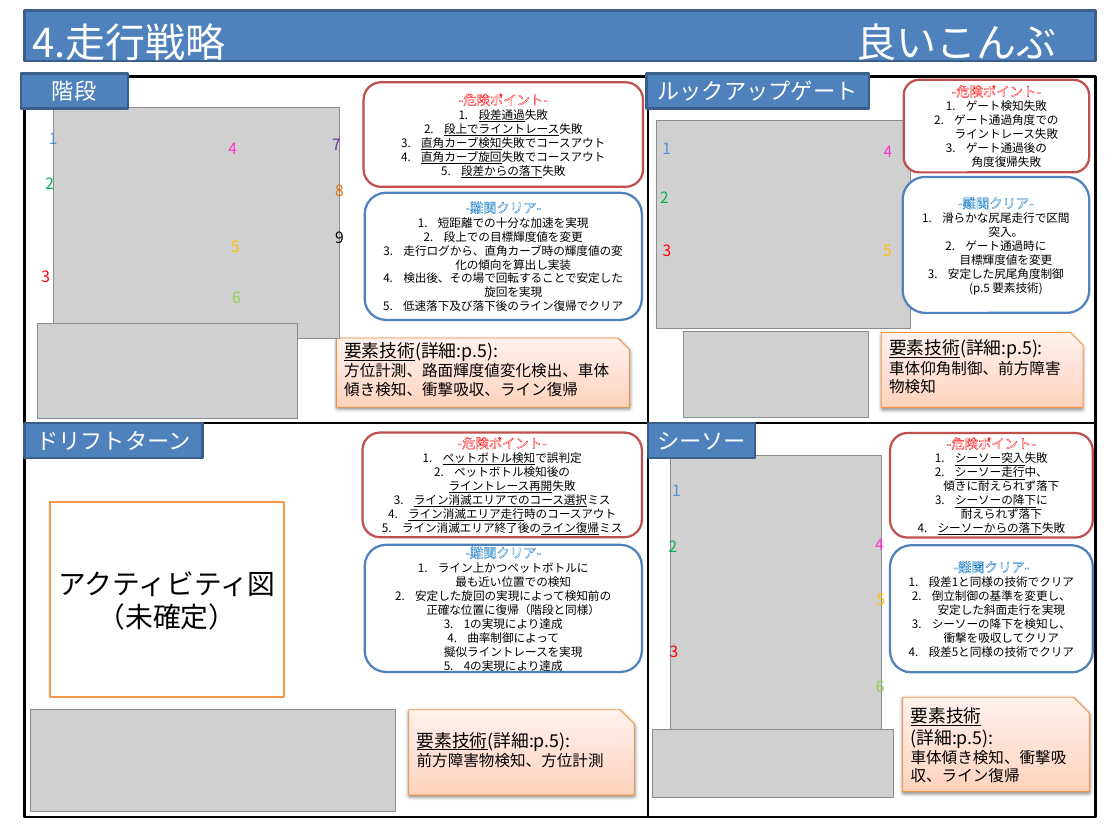
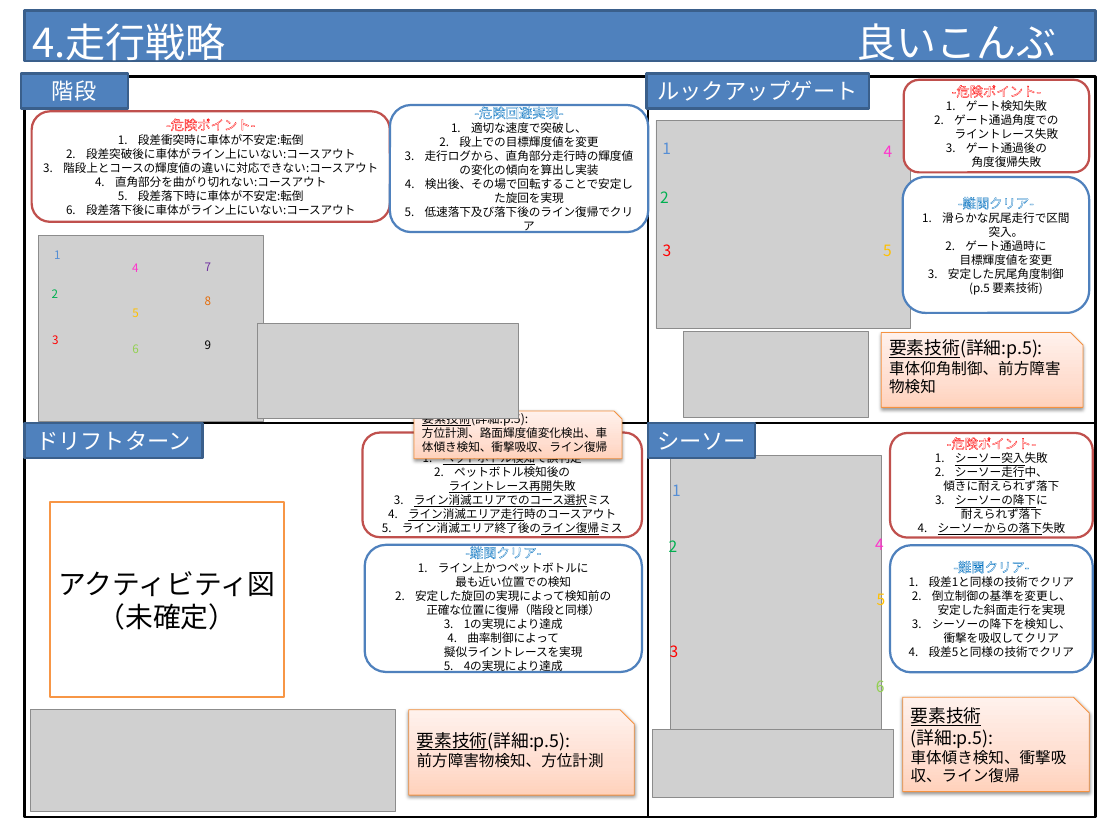
Before and after one commit to class-snct-rikitakelab/e-konbu2012, a slide deck: slide 1 of models/N_MURA.pptx. Drawn at 1120x840 pixels with LibreOffice and Linux fonts; fonts in the diff are those of the drawing; grey boxes stand for pictures. Boxes give left, top, right and bottom in pixels: in the first picture for what was removed or moved away, otherwise in the second. Text is boxed around its words. In the diff, an @@ line names an element or a change of style, - is before the commit and + after.

```diff
--- a/models/N_MURA.pptx
+++ b/models/N_MURA.pptx
@@ rounded rectangle "-危険ポイント-": place and size @@
-rounded rectangle "-危険ポイント-" at (363,82,642,187)
+rounded rectangle "-危険ポイント-" at (32,111,390,222)
@@ picture removed at (54,107,339,338) @@
@@ rounded rectangle "-危険回避実現-": place and size @@
-rounded rectangle "-危険回避実現-" at (365,193,642,320)
+rounded rectangle "-危険回避実現-" at (390,105,648,232)
@@ text in rounded rectangle at (471,103,587,133): text changed @@
--難関クリア-
-1. 短距離での十分な加速を実現
+-危険回避実現-
+1. 適切な速度で突破し、
@@ text in rounded rectangle at (63,134,378,215): text changed @@
-1. 段差通過失敗
-2. 段上でライントレース失敗
-3. 直角カーブ検知失敗でコースアウト
-4. 直角カーブ旋回失敗でコースアウト
-5. 段差からの落下失敗
+1. 段差衝突時に車体が不安定:転倒
+2. 段差突破後に車体がライン上にいない:コースアウト
+3. 階段上とコースの輝度値の違いに対応できない:コースアウト
+4. 直角部分を曲がり切れない:コースアウト
+5. 段差落下時に車体が不安定:転倒
+6. 段差落下後に車体がライン上にいない:コースアウト
@@ text in rounded rectangle at (425,150,634,175): text changed @@
-3. 走行ログから、直角カーブ時の輝度値の変化の傾向を算出し実装
+3. 走行ログから、直角部分走行時の輝度値の変化の傾向を算出し実装
@@ picture added at (38,236,264,422) @@
@@ text "1": place and size @@
-text "1" at (49,128,58,149)
+text "1" at (54,250,60,259)
@@ text "4": place and size @@
-text "4" at (228,142,237,154)
+text "4" at (132,263,138,272)
@@ size 14 to 10.5 pt in 9 elements at (52,335,58,344), (52,289,58,298), (54,250,60,259), (132,344,138,353), (132,308,138,317), (132,263,138,272), (205,340,211,349), (205,296,211,305), (205,262,211,271) @@
@@ text "7": place and size @@
-text "7" at (332,134,341,155)
+text "7" at (205,262,211,271)
@@ text "2": place and size @@
-text "2" at (45,174,54,195)
+text "2" at (52,289,58,298)
@@ text "8": place and size @@
-text "8" at (335,180,344,201)
+text "8" at (205,296,211,305)
@@ text "3": place and size @@
-text "3" at (41,270,50,282)
+text "3" at (52,335,58,344)
@@ text "5": place and size @@
-text "5" at (231,240,240,252)
+text "5" at (132,308,138,317)
@@ picture: place and size @@
-picture at (37,324,298,418)
+picture at (258,324,518,418)
@@ text "6": place and size @@
-text "6" at (232,291,241,303)
+text "6" at (132,344,138,353)
@@ text "9": place and size @@
-text "9" at (335,228,344,249)
+text "9" at (205,340,211,349)
@@ snip rect "要素技術(詳細:p.5):": place and size @@
-snip rect "要素技術(詳細:p.5):" at (336,338,629,408)
+snip rect "要素技術(詳細:p.5):" at (414,411,622,458)
@@ snip rect "要素技術(詳細:p.5):" at (414,411,622,458): size 16 to 11 pt in "要素技術(詳細:p.5):"; size 14 to 10.5 pt in "方位計測、路面輝度値変化検出、車体傾き検知、衝撃吸収、ライン復帰" @@
```
Also in this commit, not shown: 3 other files.
